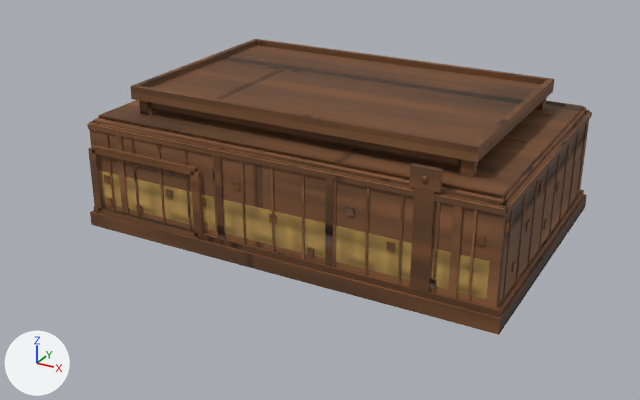
A saved change to the FBX model art/models/Intermediate.IronTeeth/LOD1.fbx.
Before and after are seen from a camera (50 mm lens) standing at (2.68, -5.23, 2.7) and looking at (-0.08, -0.2, 0.19). The lights are fixed; the arrows at lower left show +X, +Y and +Z. The picture after the commit comes second. Vertices at exactly the same position are counted once.

Objects in the first picture: 'SM_HDBF_BoxFarm_Intermediate_LOD1'.
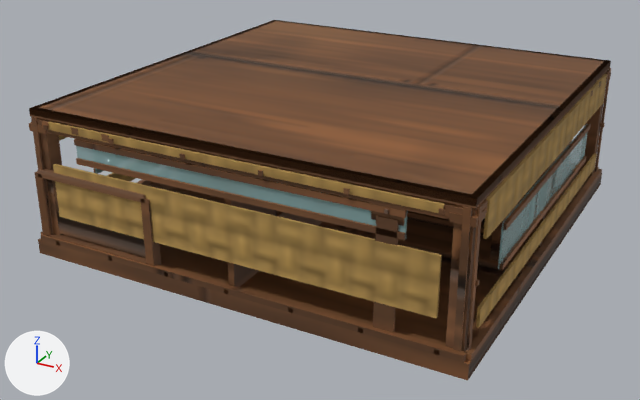
Boxes (x1, y1, x2, y2) around the edits, measured in the pictures (640 x 400 px; the box of a moved part takes in the faces that stretch with it):
'SM_HDBF_BoxFarm_Intermediate_LOD1', reshaped (15% wider, 22% taller): before (87, 39, 592, 335); after (29, 20, 611, 380)
part 1 of me_sm_hdbf_boxfarm_intermediate_lod1_mesh, moved or reshaped: before (90, 194, 587, 335); after (38, 171, 602, 380)
part 2 of me_sm_hdbf_boxfarm_intermediate_lod1_mesh, added: after (31, 117, 53, 235)
part 3 of me_sm_hdbf_boxfarm_intermediate_lod1_mesh, added: after (453, 206, 472, 352)
part 4 of me_sm_hdbf_boxfarm_intermediate_lod1_mesh, added: after (595, 68, 611, 171)
part 5 of me_sm_hdbf_boxfarm_intermediate_lod1_mesh, added: after (466, 204, 483, 350)
part 6 of me_sm_hdbf_boxfarm_intermediate_lod1_mesh, added: after (37, 118, 62, 235)
part 7 of me_sm_hdbf_boxfarm_intermediate_lod1_mesh, added: after (578, 87, 606, 178)
part 8 of me_sm_hdbf_boxfarm_intermediate_lod1_mesh, added: after (446, 204, 476, 352)
part 9 of me_sm_hdbf_boxfarm_intermediate_lod1_mesh, moved or reshaped: before (94, 118, 506, 205); after (37, 119, 473, 219)
part 10 of me_sm_hdbf_boxfarm_intermediate_lod1_mesh, added: after (475, 70, 609, 216)
part 11 of me_sm_hdbf_boxfarm_intermediate_lod1_mesh, added: after (76, 141, 407, 233)
part 12 of me_sm_hdbf_boxfarm_intermediate_lod1_mesh, added: after (76, 158, 406, 240)
part 13 of me_sm_hdbf_boxfarm_intermediate_lod1_mesh, added: after (74, 139, 407, 218)
part 14 of me_sm_hdbf_boxfarm_intermediate_lod1_mesh, rebuilt (37% wider, 52% taller): before (130, 39, 554, 162); after (29, 20, 611, 208)
part 15 of me_sm_hdbf_boxfarm_intermediate_lod1_mesh, rebuilt (44% wider, 61% taller): before (506, 112, 592, 214); after (483, 74, 607, 239)
part 16 of me_sm_hdbf_boxfarm_intermediate_lod1_mesh, deleted: before (88, 99, 590, 308)
part 17 of me_sm_hdbf_boxfarm_intermediate_lod1_mesh, built on: before (87, 109, 587, 317); after (29, 72, 611, 363)

The edits, one by one:
me_sm_hdbf_boxfarm_intermediate_lod1_mesh is used by ob_sm_hdbf_boxfarm_intermediate_lod1; location (0.0, 0.0, 0.0).
me_sm_hdbf_boxfarm_intermediate_lod1_mesh had 1428 vertices, 2250 faces and spanned x -1.5..1.5, y -1.0..1.0, z 0.0..1.0.
me_sm_hdbf_boxfarm_intermediate_lod1_mesh now has 1440 vertices, 2330 faces and spans x -1.5..1.5, y -1.5..1.5, z 0.0..1.0.
me_sm_hdbf_boxfarm_intermediate_lod1_mesh part 1: the loose piece of 8 vertices spanning x -1.5..1.5, y -1.0..1.0, z 0.0..0.1 is scaled about its middle by (1, 1.5, 1).
me_sm_hdbf_boxfarm_intermediate_lod1_mesh part 2: a new loose piece, a box spanning x -1.44..-1.4, y -1.472..-1.46, z 0.1..0.95, in mat_m_hdbf_wood.
me_sm_hdbf_boxfarm_intermediate_lod1_mesh part 3: a new loose piece, a box spanning x 1.4..1.44, y -1.472..-1.46, z 0.1..0.95, in mat_m_hdbf_wood.
me_sm_hdbf_boxfarm_intermediate_lod1_mesh part 4: a new loose piece, a box spanning x 1.46..1.472, y 1.4..1.44, z 0.1..0.95, in mat_m_hdbf_wood.
me_sm_hdbf_boxfarm_intermediate_lod1_mesh part 5: a new loose piece, a box spanning x 1.46..1.472, y -1.44..-1.4, z 0.1..0.95, in mat_m_hdbf_wood.
me_sm_hdbf_boxfarm_intermediate_lod1_mesh part 6: a new loose piece, a box spanning x -1.45..-1.35, y -1.45..-1.35, z 0.1..0.95, in mat_m_hdbf_wood.
me_sm_hdbf_boxfarm_intermediate_lod1_mesh part 7: a new loose piece, a box spanning x 1.35..1.45, y 1.35..1.45, z 0.1..0.95, in mat_m_hdbf_wood.
me_sm_hdbf_boxfarm_intermediate_lod1_mesh part 8: a new loose piece, a box spanning x 1.35..1.45, y -1.45..-1.35, z 0.1..0.95, in mat_m_hdbf_wood.
me_sm_hdbf_boxfarm_intermediate_lod1_mesh part 9: the loose piece of 8 vertices spanning x -1.43..1.43, y -0.94..-0.86, z 0.7..0.78 is moved by (0.0, -0.53, 0.16).
me_sm_hdbf_boxfarm_intermediate_lod1_mesh part 10: a new loose piece, a box spanning x 1.395..1.465, y -1.44..1.44, z 0.865..0.935, in mat_m_hdbf_wood.
me_sm_hdbf_boxfarm_intermediate_lod1_mesh part 11: a new loose piece, a box spanning x -1.1..1.1, y -1.458..-1.446, z 0.7..0.86, in mat_m_hdbf_glass.
me_sm_hdbf_boxfarm_intermediate_lod1_mesh part 12: a new loose piece, a box spanning x -1.1..1.1, y -1.472..-1.452, z 0.7..0.736, in mat_m_hdbf_wood.
me_sm_hdbf_boxfarm_intermediate_lod1_mesh part 13: a new loose piece, a box spanning x -1.1..1.1, y -1.472..-1.452, z 0.824..0.86, in mat_m_hdbf_wood.
me_sm_hdbf_boxfarm_intermediate_lod1_mesh part 14: the loose piece of 28 vertices spanning x -1.23..1.23, y -0.77..0.77, z 0.91..1.0 is rebuilt with 28 vertices and now spans x -1.46..1.46, y -1.46..1.46, z 0.95..1.0.
me_sm_hdbf_boxfarm_intermediate_lod1_mesh part 15: the loose piece of 8 vertices spanning x 1.45..1.47, y -0.94..0.94, z 0.72..0.75 is rebuilt with 8 vertices and now spans x 1.46..1.48, y -1.3..1.3, z 0.72..0.94, in mat_m_hdbf_fabric.
me_sm_hdbf_boxfarm_intermediate_lod1_mesh part 16: 135 loose pieces with 1288 vertices, spanning x -1.47..1.47, y -0.99..0.97, z 0.08..0.91, are deleted.
me_sm_hdbf_boxfarm_intermediate_lod1_mesh part 17: 64 vertices removed from x -1.48..1.48, y -0.98..0.98, z 0.1..0.78; 1156 vertices added at x -1.5..1.5, y -1.5..1.5, z 0.08..0.95.
Other edits to the shape of me_sm_hdbf_boxfarm_intermediate_lod1_mesh do not show in these pictures.
